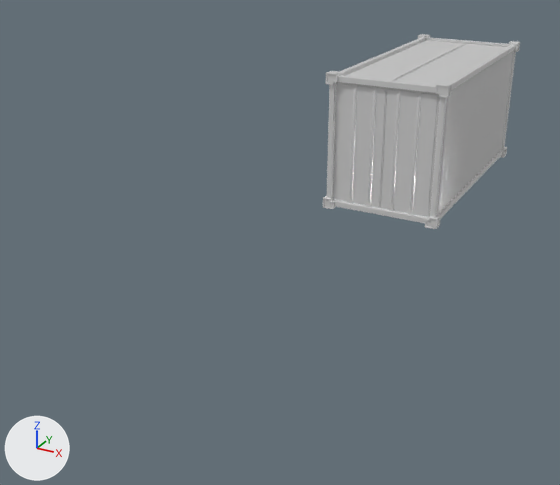
An edit to the Blender file Blender/Props/Props Multi/Container/Archive/coso metal.blend, drawn before and after from the same camera.
The view is the same before and after, from a 50 mm lens placed at (4.54, -14.09, 4.95), pointed at (-0.85, -4.3, 0.06). Every picture has the same lights, and +X, +Y and +Z are marked at lower left. The older version comes first.
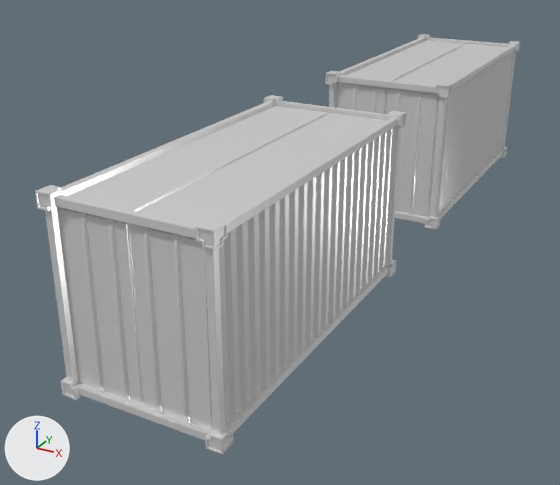
Where the change shows, as pixel boxes (x1, y1, x2, y2) in the pictures (560 x 485 px):
'Plane.004', added
    after: (35, 95, 406, 454)
    faces in mat_material_001 (its picture is missing): (57, 125, 397, 430)
    faces in mat_material (its picture is missing): (35, 95, 406, 454)

The edits, one by one:
Mesh me_plane_004 is new.
It has 2054 vertices, 1616 faces and spans x -5.4..76.9, y -3.1..51.2, z -104.2..2.8.
Faces by material slot: [1032, 584].
It uses material mat_material_001 (its picture is missing).
It uses material mat_material (its picture is missing).
Object 'Plane.004' (ob_plane_004) is new; it shows me_plane_004.
Its location is (-0.91, -8.81, 0.09).
Its rotation in degrees is (90, 0, 0).
Its scale is (0.0255, 0.0441, 0.0441).
